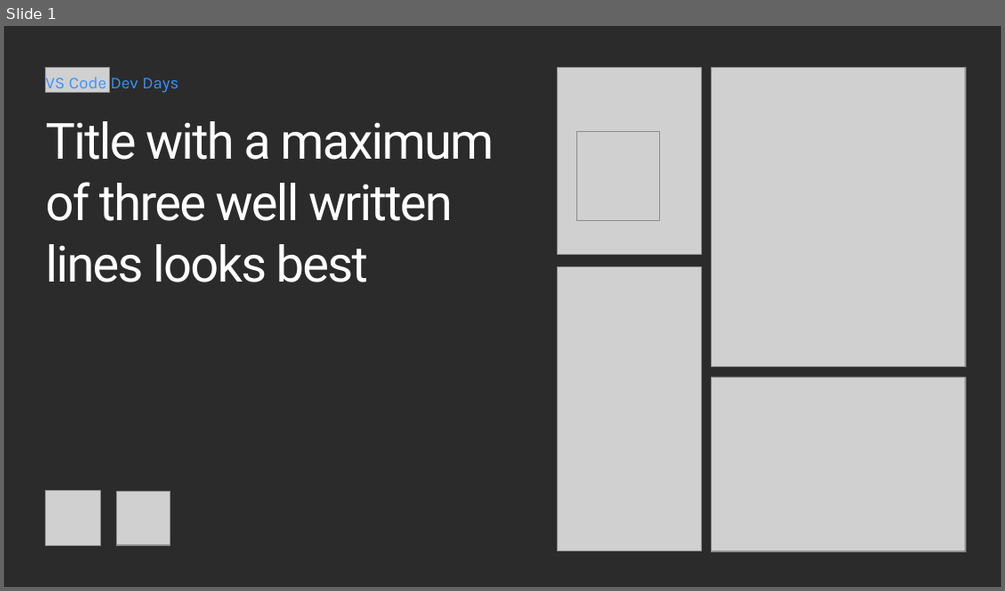
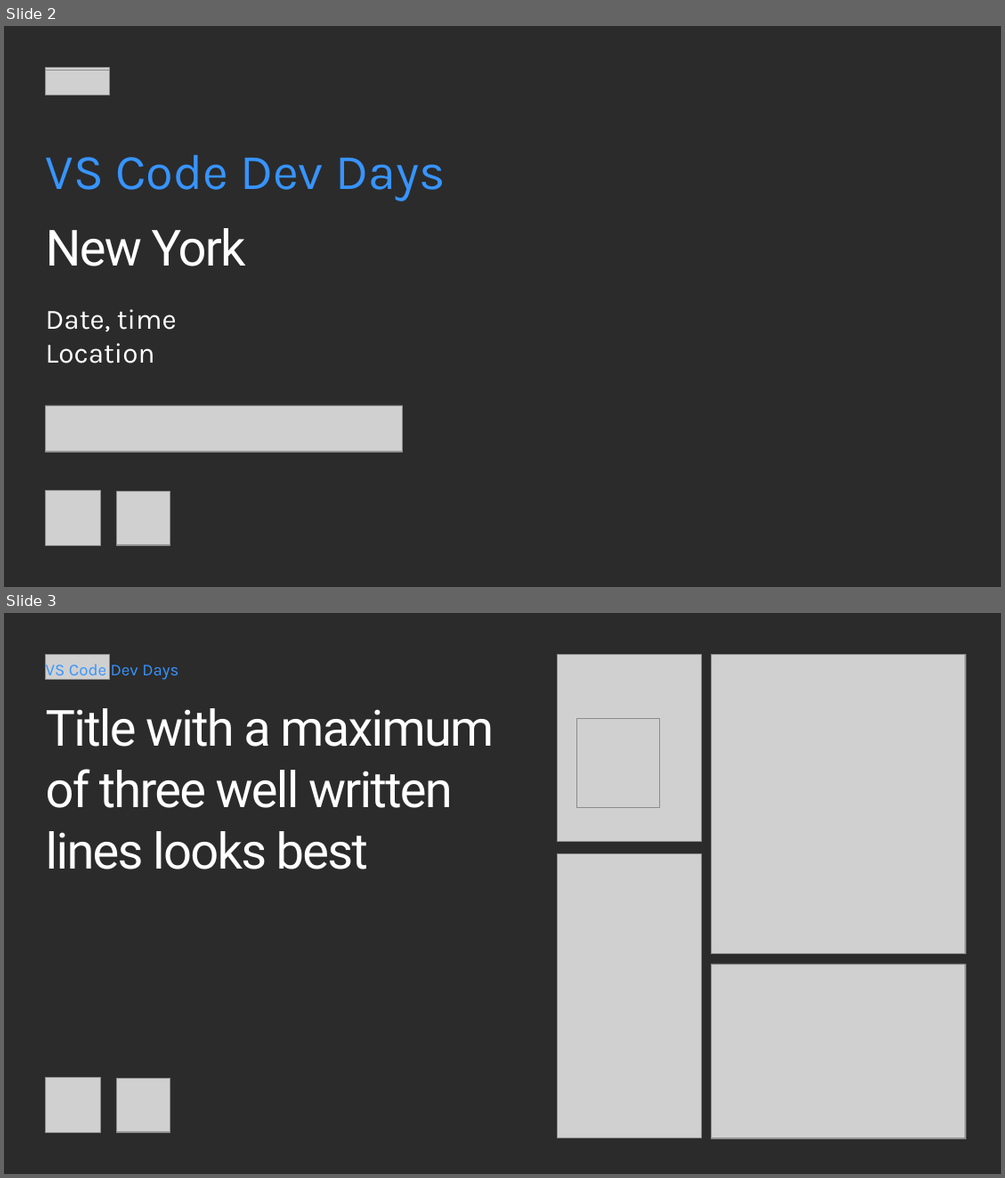
Before and after one commit to cyz/VS-Code-Dev-Days, a slide deck: marketing/templates/VS Code PPT Template and Event Cover.pptx. Shown one above the other, each under a label of ours: slide 1 before the commit, slides 2 and 3 after it. The pictures are 1005x591 and 1005x1178 pixels, drawn with LibreOffice and Linux fonts; fonts in the diff are those of the drawing; grey boxes stand for pictures; background and template pictures are left out; a plain dark background stands for a picture behind light text. Boxes give left, top, right and bottom in pixels: in the first picture for what was removed or moved away, otherwise in the second. Text is boxed around its words. In the diff, an @@ line names an element or a change of style, - is before the commit and + after.

```diff
--- a/marketing/templates/VS Code PPT Template and Event Cover.pptx
+++ b/marketing/templates/VS Code PPT Template and Event Cover.pptx
@@ slide 2 added at (x1=4, y1=26, x2=1001, y2=587), background picture (left out) @@
@@ picture added at (x1=46, y1=68, x2=109, y2=92) @@
@@ picture added at (x1=46, y1=70, x2=109, y2=95) @@
@@ text added at (x1=46, y1=155, x2=445, y2=201), 96 pt, text #3794FF @@
+VS Code Dev Days
@@ text added at (x1=46, y1=228, x2=246, y2=266), 96 pt, text #FFFFFF @@
+New York
@@ text added at (x1=46, y1=309, x2=177, y2=363), 54 pt, text #FFFFFF @@
+Date, time
+Location
@@ picture added at (x1=46, y1=405, x2=402, y2=451) @@
@@ picture added at (x1=46, y1=491, x2=100, y2=545) @@
@@ picture added at (x1=116, y1=491, x2=170, y2=544) @@
@@ what was slide 1 is now slide 3 @@
```
Also in this commit, not shown: 1 other slide added, 3 other files.
